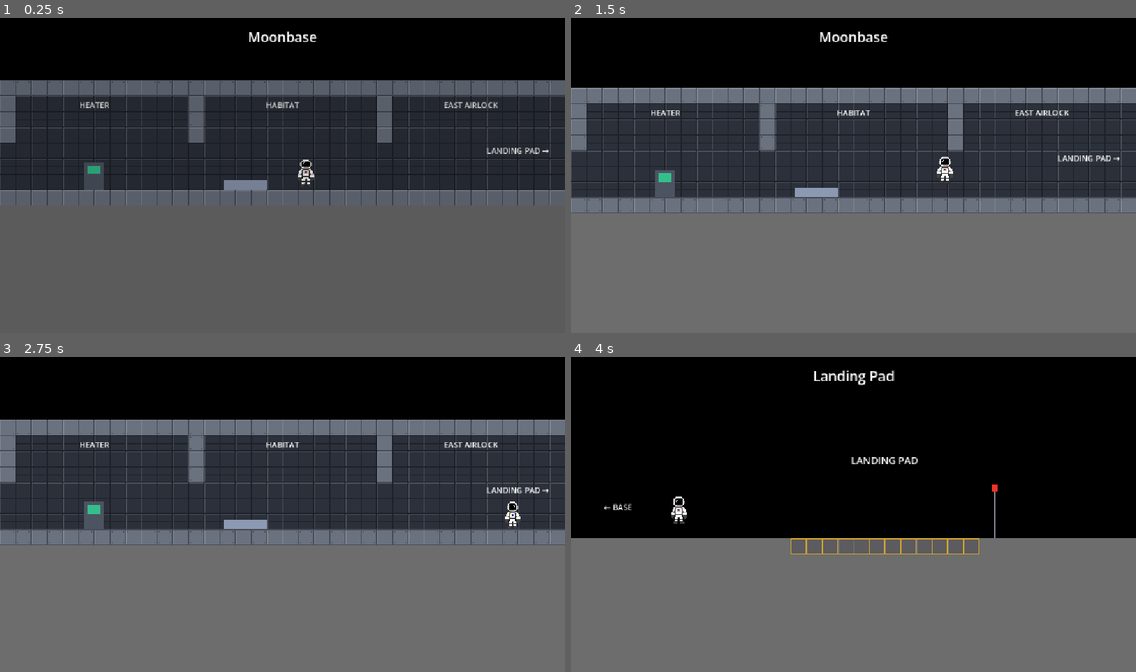
Above: before the commit, frames 1-4 (two rows, left to right).
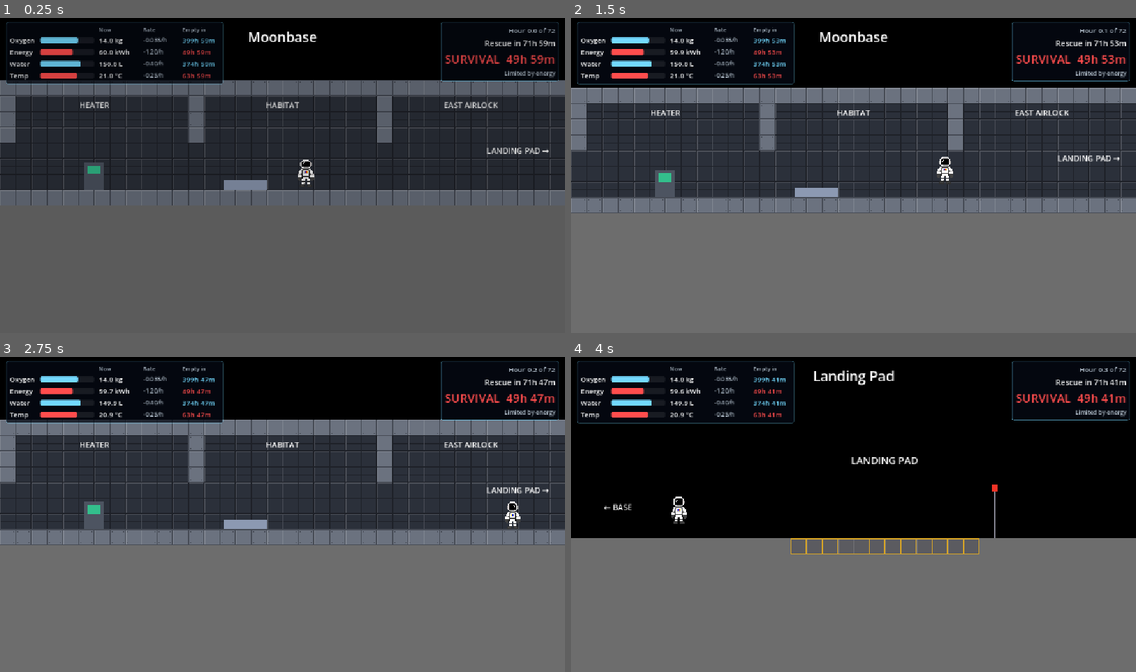
Above: after the commit, the same moments.

Repository: kushmdesai/72-Hours
Game: Godot game, scene res://scenes/main.tscn
Two runs of this game, one before a commit and one after it. Both use one fixed random seed, a clock stepped at 60 frames per second and the inputs below.
Inputs:
- Up to frame 1 (0.25 s): no input
- Up to frame 2 (1.5 s): hold D (move_right) from 0.53 s (still down); tap W (jump) at 0.77 s
- Up to frame 3 (2.75 s): tap W (jump) at 1.52 s; release D (move_right) at 2.03 s; hold A (move_left) from 2.03 s (still down)
- Up to frame 4 (4 s): release A (move_left) at 2.78 s; hold D (move_right) from 2.78 s (still down); tap W (jump) at 3.02, 3.77 s

The runs differ from the first frame. In frame 1, 3.2% of the frame differs, in the area x 1-99%, y 1-22%; in frame 2, 2.8%; in frame 3, 3.1%; in frame 4, 2.8%.

Commit message:
added basic hud and m modelling

Diff:
--- /dev/null
+++ b/scenes/hud.tscn
@@ -0,0 +1,7 @@
+[gd_scene load_steps=2 format=3]
+
+[ext_resource type="Script" path="res://scripts/hud.gd" id="1_hud"]
+
+[node name="HUD" type="CanvasLayer"]
+layer = 5
+script = ExtResource("1_hud")
--- a/scenes/main.tscn
+++ b/scenes/main.tscn
@@ -1,8 +1,9 @@
-[gd_scene load_steps=5 format=3]
+[gd_scene load_steps=6 format=3]
 
 [ext_resource type="Script" path="res://scripts/main.gd" id="1_main"]
 [ext_resource type="Script" path="res://scripts/player.gd" id="2_player"]
 [ext_resource type="Texture2D" path="res://assests/character/Pixelated astronaut (FRONT).png" id="3_astro"]
+[ext_resource type="PackedScene" path="res://scenes/hud.tscn" id="4_hud"]
 
 [sub_resource type="RectangleShape2D" id="RectangleShape2D_body"]
 size = Vector2(28, 56)
@@ -58,3 +59,5 @@
 grow_horizontal = 2
 theme_override_font_sizes/font_size = 28
 horizontal_alignment = 1
+
+[node name="HUD" parent="." instance=ExtResource("4_hud")]
--- /dev/null
+++ b/scripts/hud.gd
@@ -0,0 +1,253 @@
+class_name Hud
+extends CanvasLayer
+## On-screen readout for the base's four resources and the 72 hour rescue clock.
+##
+## The HUD only displays numbers; the resource model pushes them in:
+##   hud.set_resource("oxygen", 12.4, -0.035)   # value, rate per in-game hour
+##   hud.set_clock(18.5)                        # in-game hours since the strike
+##
+## From those it works out, for each resource with a falling rate,
+##   t_empty = (R - floor) / |dR/dt|
+## and the survival clock t_survive = min(t_empty). A row turns red when its
+## t_empty is shorter than the hours left until rescue.
+##
+## Find it from anywhere with get_tree().get_first_node_in_group("hud").
+## Until the model calls set_resource, `demo` drains placeholder values so the
+## HUD can be seen working on its own.
+
+const RESOURCES := ["oxygen", "energy", "water", "temperature"]
+
+## Per resource: label, unit, bar range, and the floor that counts as "empty".
+## Temperature is "empty" when it falls to the lowest safe limit, not zero.
+const CONFIG := {
+	"oxygen": {"label": "Oxygen", "unit": "kg", "min": 0.0, "max": 20.0, "floor": 0.0},
+	"energy": {"label": "Energy", "unit": "kWh", "min": 0.0, "max": 100.0, "floor": 0.0},
+	"water": {"label": "Water", "unit": "L", "min": 0.0, "max": 200.0, "floor": 0.0},
+	"temperature": {"label": "Temp", "unit": "°C", "min": -20.0, "max": 40.0, "floor": 5.0},
+}
+
+const COLOR_OK := Color(0.45, 0.85, 1.0)
+const COLOR_WARN := Color(1.0, 0.75, 0.3)
+const COLOR_DANGER := Color(1.0, 0.3, 0.3)
+const COLOR_DIM := Color(0.7, 0.75, 0.8)
+
+## In-game hours until the rescue ship lands.
+@export var rescue_hours: float = 72.0
+## Drain placeholder values until the model first calls set_resource.
+@export var demo: bool = true
+
+var hours_elapsed: float = 0.0
+var _values := {}
+var _rates := {}
+var _rows := {}
+var _clock_label: Label
+var _rescue_label: Label
+var _survive_label: Label
+var _limiting_label: Label
+
+
+func _ready() -> void:
+	add_to_group("hud")
+	_build()
+	if demo:
+		_values = {"oxygen": 14.0, "energy": 60.0, "water": 150.0, "temperature": 21.0}
+		_rates = {"oxygen": -0.035, "energy": -1.2, "water": -0.4, "temperature": -0.25}
+	_refresh()
+
+
+func _process(delta: float) -> void:
+	if not demo:
+		return
+	# Placeholder model: 1 real second = 0.08 in-game hours (the plan's 15 min game).
+	var dh := delta * 0.08
+	hours_elapsed = minf(hours_elapsed + dh, rescue_hours)
+	for key in RESOURCES:
+		_values[key] = _values[key] + _rates[key] * dh
+	_refresh()
+
+
+## Set one resource's current value and its rate of change per in-game hour.
+## Pass time_left (hours) to override the HUD's own R / |dR/dt| estimate, e.g.
+## when the model knows the rate isn't constant.
+func set_resource(key: String, value: float, rate_per_hour: float, time_left: float = -1.0) -> void:
+	assert(CONFIG.has(key), "Unknown resource: %s" % key)
+	_stop_demo()
+	_values[key] = value
+	_rates[key] = rate_per_hour
+	if time_left >= 0.0:
+		_rates[key + "_override"] = time_left
+	else:
+		_rates.erase(key + "_override")
+	_refresh()
+
+
+## Set the in-game time since the meteor strike, in hours.
+func set_clock(hours: float) -> void:
+	_stop_demo()
+	hours_elapsed = hours
+	_refresh()
+
+
+func hours_until_rescue() -> float:
+	return maxf(rescue_hours - hours_elapsed, 0.0)
+
+
+## Hours until this resource reaches its floor, or INF if it isn't falling.
+func time_until_empty(key: String) -> float:
+	if _rates.has(key + "_override"):
+		return _rates[key + "_override"]
+	var rate: float = _rates.get(key, 0.0)
+	var left: float = _values.get(key, 0.0) - CONFIG[key].floor
+	if left <= 0.0:
+		return 0.0
+	if rate >= 0.0:
+		return INF
+	return left / -rate
+
+
+## t_survive = min over all resources of time_until_empty.
+func survival_time() -> float:
+	var best := INF
+	for key in RESOURCES:
+		best = minf(best, time_until_empty(key))
+	return best
+
+
+func _stop_demo() -> void:
+	if demo:
+		demo = false
+		_values.clear()
+		_rates.clear()
+
+
+func _refresh() -> void:
+	var rescue := hours_until_rescue()
+	for key in RESOURCES:
+		var row: Dictionary = _rows[key]
+		var cfg: Dictionary = CONFIG[key]
+		if not _values.has(key):
+			row.value.text = "--"
+			row.rate.text = ""
+			row.empty.text = ""
+			continue
+		var value: float = _values[key]
+		var rate: float = _rates.get(key, 0.0)
+		var t := time_until_empty(key)
+		var bar: ProgressBar = row.bar
+		bar.value = value
+		row.value.text = "%.1f %s" % [value, cfg.unit]
+		row.rate.text = ("%+.3f/h" if absf(rate) < 0.1 else "%+.2f/h") % rate
+		row.empty.text = "never" if is_inf(t) else _fmt_hours(t)
+		var color := _status_color(t, rescue)
+		(bar.get_theme_stylebox("fill") as StyleBoxFlat).bg_color = color
+		row.empty.add_theme_color_override("font_color", color)
+
+	_clock_label.text = "Hour %.1f of %d" % [hours_elapsed, int(rescue_hours)]
+	_rescue_label.text = "Rescue in %s" % _fmt_hours(rescue)
+	var survive := survival_time()
+	_survive_label.text = "SURVIVAL  " + ("∞" if is_inf(survive) else _fmt_hours(survive))
+	_survive_label.add_theme_color_override("font_color", _status_color(survive, rescue))
+	var limiting := ""
+	if not is_inf(survive):
+		for key in RESOURCES:
+			if time_until_empty(key) == survive:
+				limiting = "Limited by " + CONFIG[key].label.to_lower()
+				break
+	_limiting_label.text = limiting
+
+
+## Red when it runs out before rescue, amber when the margin is under 25%.
+func _status_color(t: float, rescue: float) -> Color:
+	if t < rescue:
+		return COLOR_DANGER
+	if t < rescue * 1.25:
+		return COLOR_WARN
+	return COLOR_OK
+
+
+func _fmt_hours(h: float) -> String:
+	var total_min := int(round(h * 60.0))
+	return "%dh %02dm" % [total_min / 60, total_min % 60]
+
+
+func _build() -> void:
+	# Resource panel, top left.
+	var panel := _panel()
+	panel.position = Vector2(12, 12)
+	add_child(panel)
+	var grid := GridContainer.new()
+	grid.columns = 5
+	grid.add_theme_constant_override("h_separation", 10)
+	grid.add_theme_constant_override("v_separation", 4)
+	panel.add_child(grid)
+	for header in ["", "", "Now", "Rate", "Empty in"]:
+		grid.add_child(_label(header, 11, COLOR_DIM))
+	for key in RESOURCES:
+		var cfg: Dictionary = CONFIG[key]
+		var bar := ProgressBar.new()
+		bar.min_value = cfg.min
+		bar.max_value = cfg.max
+		bar.show_percentage = false
+		bar.custom_minimum_size = Vector2(110, 12)
+		bar.size_flags_vertical = Control.SIZE_SHRINK_CENTER
+		var fill := StyleBoxFlat.new()
+		fill.set_corner_radius_all(3)
+		var bg := StyleBoxFlat.new()
+		bg.bg_color = Color(1, 1, 1, 0.08)
+		bg.set_corner_radius_all(3)
+		bar.add_theme_stylebox_override("fill", fill)
+		bar.add_theme_stylebox_override("background", bg)
+		var row := {
+			"bar": bar,
+			"value": _label("", 14, Color.WHITE, 80),
+			"rate": _label("", 12, COLOR_DIM, 70),
+			"empty": _label("", 14, COLOR_OK, 75),
+		}
+		grid.add_child(_label(cfg.label, 14, Color.WHITE, 52))
+		grid.add_child(bar)
+		grid.add_child(row.value)
+		grid.add_child(row.rate)
+		grid.add_child(row.empty)
+		_rows[key] = row
+
+	# Mission clock, top right.
+	var clock := _panel()
+	clock.anchor_left = 1.0
+	clock.anchor_right = 1.0
+	clock.grow_horizontal = Control.GROW_DIRECTION_BEGIN
+	clock.offset_right = -12
+	clock.offset_top = 12
+	add_child(clock)
+	var box := VBoxContainer.new()
+	box.alignment = BoxContainer.ALIGNMENT_END
+	clock.add_child(box)
+	_clock_label = _label("", 14, COLOR_DIM)
+	_rescue_label = _label("", 16, Color.WHITE)
+	_survive_label = _label("", 24, COLOR_OK)
+	_limiting_label = _label("", 12, COLOR_DIM)
+	for l in [_clock_label, _rescue_label, _survive_label, _limiting_label]:
+		l.horizontal_alignment = HORIZONTAL_ALIGNMENT_RIGHT
+		box.add_child(l)
+
+
+func _panel() -> PanelContainer:
+	var panel := PanelContainer.new()
+	panel.mouse_filter = Control.MOUSE_FILTER_IGNORE
+	var style := StyleBoxFlat.new()
+	style.bg_color = Color(0.02, 0.04, 0.08, 0.75)
+	style.border_color = Color(0.45, 0.85, 1.0, 0.35)
+	style.set_border_width_all(1)
+	style.set_corner_radius_all(4)
+	style.set_content_margin_all(8)
+	panel.add_theme_stylebox_override("panel", style)
+	return panel
+
+
+func _label(text: String, size: int, color: Color, min_width: float = 0.0) -> Label:
+	var l := Label.new()
+	l.text = text
+	l.add_theme_font_size_override("font_size", size)
+	l.add_theme_color_override("font_color", color)
+	l.custom_minimum_size.x = min_width
+	l.mouse_filter = Control.MOUSE_FILTER_IGNORE
+	return l
Not shown, added: scripts/hud.gd.uid
